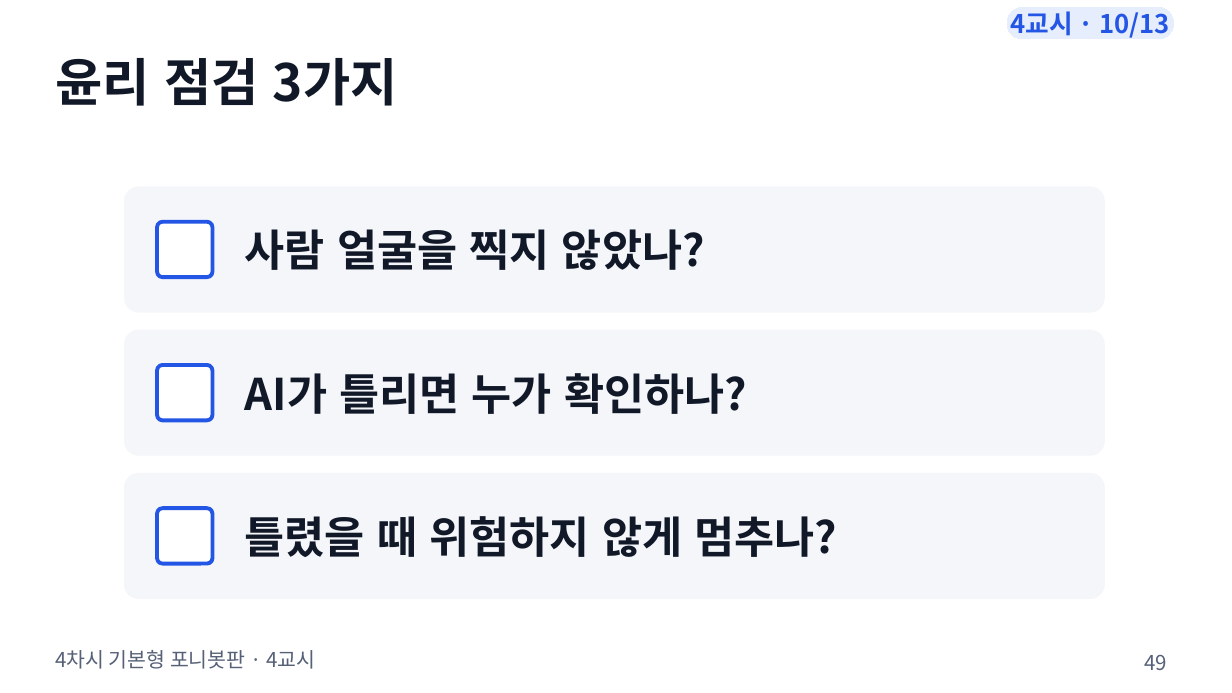
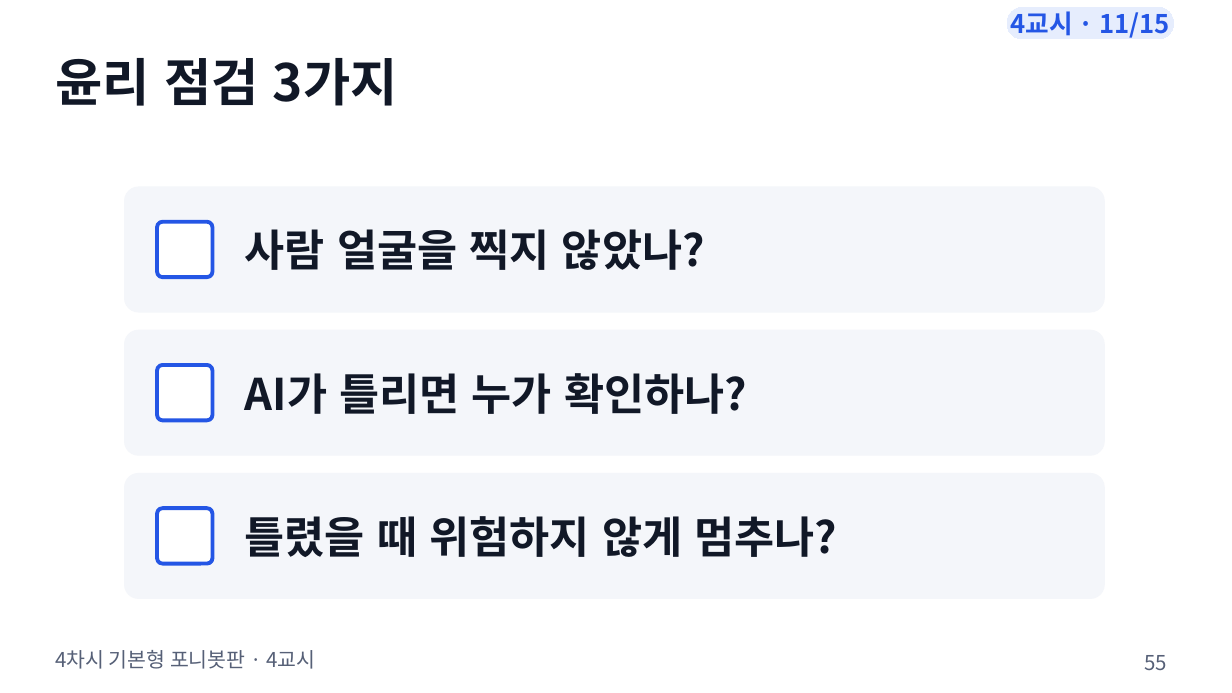
Before and after one commit to boundaryx01-uniquelife/microbit, a slide deck: slide 55 of bridge/ponybot/materials/포니봇_4차시_기본형/ponybot_4차시_수업슬라이드.pptx (slide 49 before the commit). Drawn at 1232x693 pixels with LibreOffice and Linux fonts; fonts in the diff are those of the drawing. Boxes give left, top, right and bottom in pixels: in the first picture for what was removed or moved away, otherwise in the second. Text is boxed around its words. In the diff, an @@ line names an element or a change of style, - is before the commit and + after.

```diff
--- a/bridge/ponybot/materials/포니봇_4차시_기본형/ponybot_4차시_수업슬라이드.pptx
+++ b/bridge/ponybot/materials/포니봇_4차시_기본형/ponybot_4차시_수업슬라이드.pptx
@@ text in rounded rectangle at (1010, 11, 1171, 38): text changed @@
-4교시 · 10/13
+4교시 · 11/15
@@ page number at (1144, 655, 1167, 670): text changed @@
-49
+55
```
Also in this commit, not shown: 32 other slides changed, 10 slides added, 3 slides removed, 9 other files.
